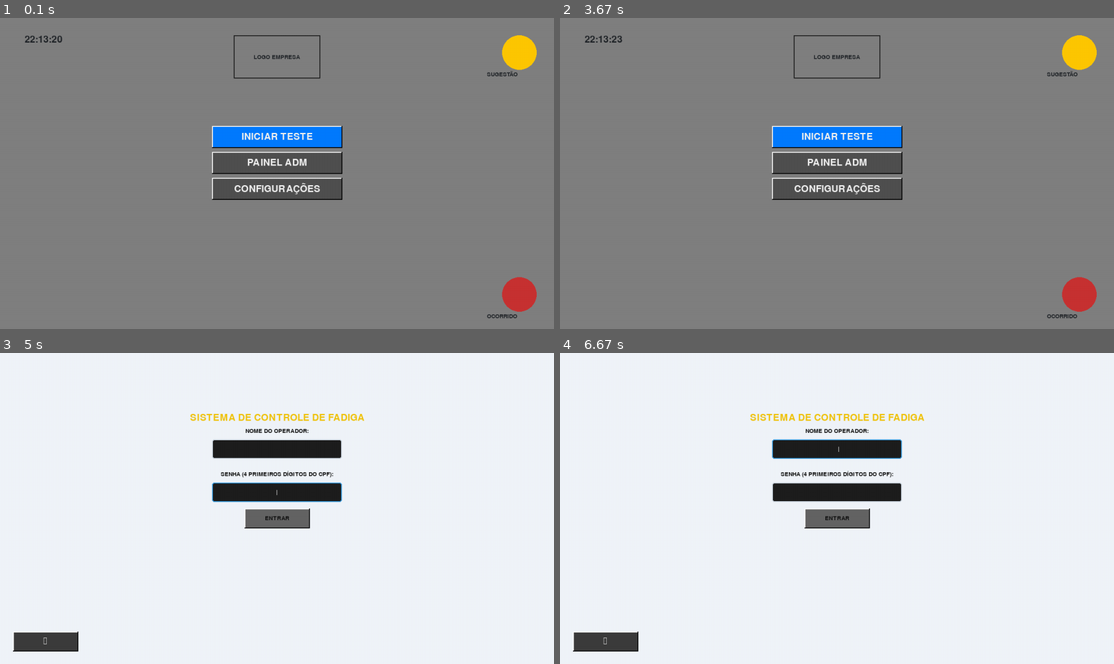
Above: before the commit, frames 1-4 (two rows, left to right).
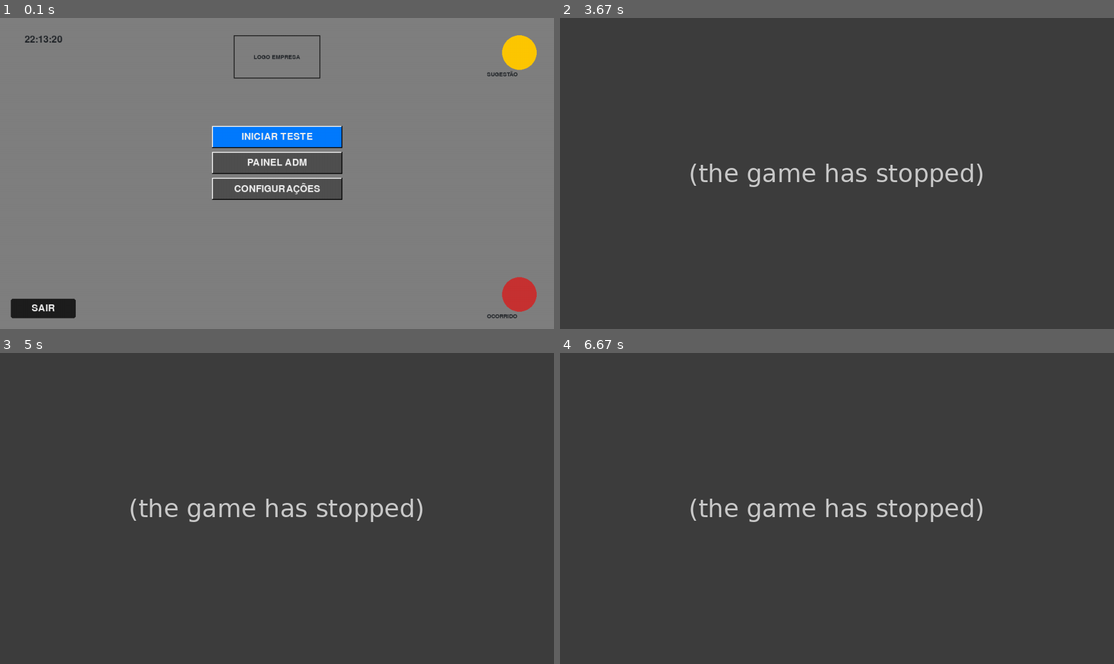
Above: after the commit, the same moments.

Repository: holysun1/Teste-de-Fadiga
Game: pygame game, started from src/teste_jogo.py
Two runs of this game, one before a commit and one after it. Both use one fixed random seed, a clock stepped at 60 frames per second and the inputs below.
Inputs (mouse positions are in pixels of both pictures, inside the frame that each line leads up to):
- Up to frame 1 (0.1 s): no input
- Up to frame 2 (3.67 s): click "INICIAR TESTE" at 0.38 s; type "ann" at 0.67 s; tap Enter at 1 s; click "ENTRAR" at 1.28 s; press the mouse at (909, 83) at 1.6 s; move the mouse to (814, 111) at 1.7 s; release the mouse at (726, 142) at 1.83 s; tap Space at 3.03 s; click "←" at 3.42 s
- Up to frame 3 (5 s): click "INICIAR TESTE" at 3.75 s; tap Enter at 4.03 s; tap Space at 4.43, 4.73 s
- Up to frame 4 (6.67 s): click (753, 430) at 5.32 s; tap Space at 5.67, 5.97 s; click (837, 492) at 6.08 s; press the mouse at (753, 430) at 6.4 s; move the mouse to (753, 427) at 6.5 s; release the mouse at (753, 421) at 6.63 s

The runs differ from the first frame. In frame 1, 0.7% of the frame differs, in the area x 1-14%, y 90-97%; in frame 2, 97%; in frame 3, 99%, in the area x 0-100%, y 0-100%; in frame 4, 99%.
After the commit the program exited at 3.47 s; later frames show no game.

Commit message:
increase button quit

Diff:
--- a/src/teste_jogo.py
+++ b/src/teste_jogo.py
@@ -432,6 +432,8 @@
 etapa_login ="NOME"
 input_senha = ""
 
+btn_fechar_rect = pygame.Rect(25,ALTURA-70,150,45)
+
 # --- Loop Principal ---
 while True:
 
@@ -441,6 +443,7 @@
     btn_teste_h = pygame.Rect(LARGURA/2 - larg_b/2, 250, larg_b, 50)
     btn_admin_h = pygame.Rect(LARGURA/2 - larg_b/2, 310, larg_b, 50)
     btn_config_h = pygame.Rect(LARGURA/2 - larg_b/2, 370, larg_b, 50)
+
 
     # --- GEOMETRIA DA TELA FIM ---
     btn_finalizar_rect = pygame.Rect(LARGURA/2 - 150, 450, 300, 50)
@@ -527,8 +530,12 @@
             if event.type == pygame.MOUSEBUTTONUP:
                 clique = True
 
+                if btn_fechar_rect.collidepoint(event.pos):
+                    pygame.quit()
+                    sys.exit()
+
                 # --- ACIONAR PAUSA (Se estiver em qualquer fase do teste) ---
-                if estado in ['ESPERA', 'ESTIMULO', 'FEEDBACK']:
+                elif estado in ['ESPERA', 'ESTIMULO', 'FEEDBACK']:
                     if btn_x_fec_rect.collidepoint(mouse_pos):
                         estado_anterior = estado # Salva onde parou
                         estado = 'PAUSA'
@@ -769,6 +776,9 @@
         pygame.draw.circle(tela, (200, 50, 50), rect_reclamacao.center, 40) # Um círculo vermelho
         mostrar_texto("OCORRIDO", CORES['TEXTO_DARK'], LARGURA - 120, ALTURA - 30, 'p')
 
+        pygame.draw.rect(tela,CORES['CINZA_ESC'], btn_fechar_rect,border_radius=5)
+        mostrar_texto("SAIR",CORES['BRANCO'],btn_fechar_rect.centerx, btn_fechar_rect.centery)
+
     # --- Lógica de Estados ---
     if estado == 'LOGIN':
         usuario_atual = ""
